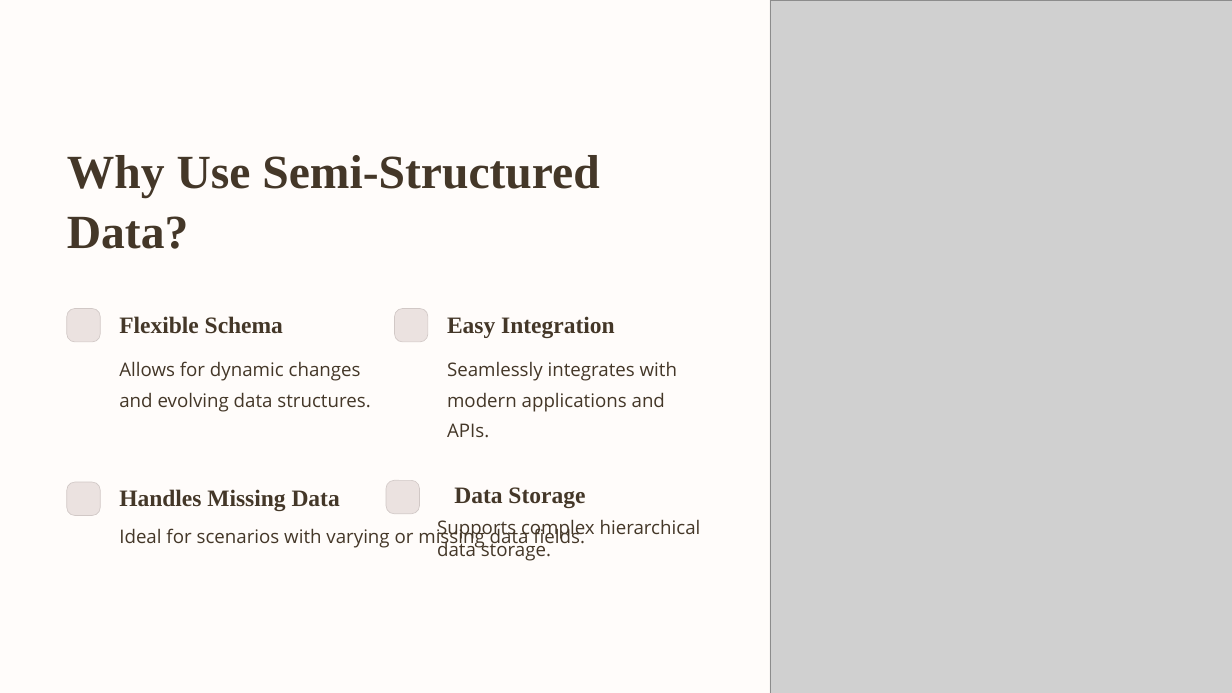
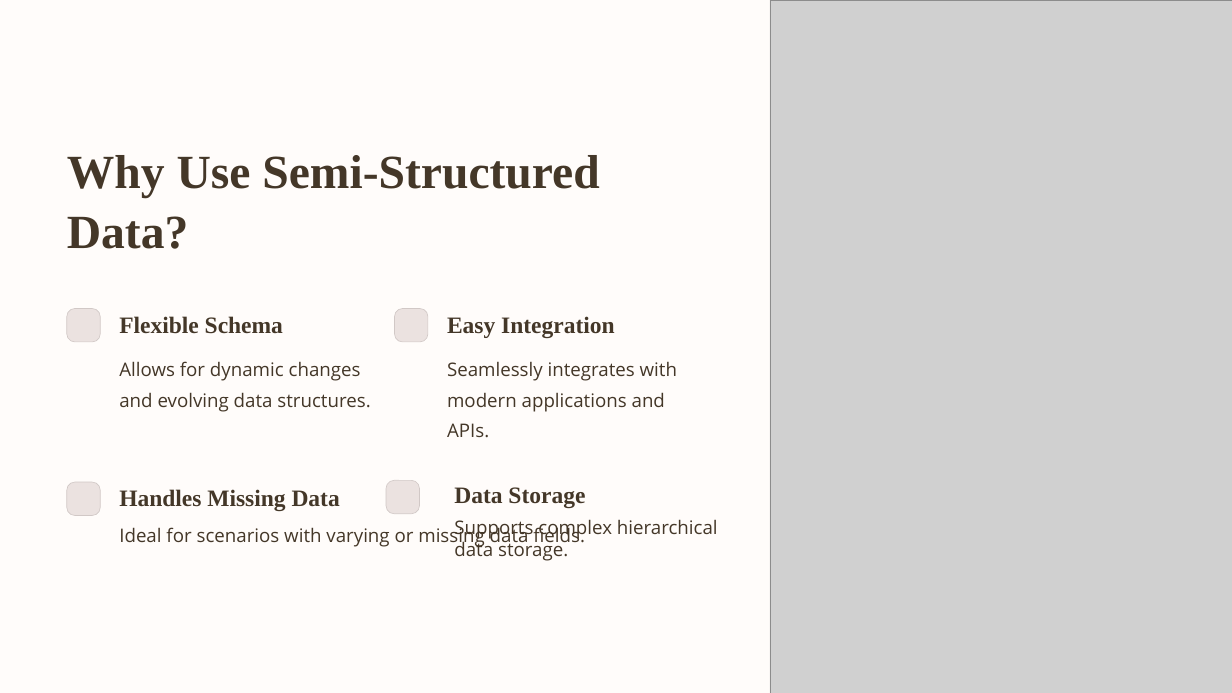
Before and after one commit to parth20-10/Assignments, a slide deck: slide 3 of Assignment8/Semi-Structured-Data-Using-JSON-in-PostgreSQL.pptx. Drawn at 1232x693 pixels with LibreOffice and Linux fonts; fonts in the diff are those of the drawing; grey boxes stand for pictures; background and template pictures are left out. Boxes give left, top, right and bottom in pixels: in the first picture for what was removed or moved away, otherwise in the second. Text is boxed around its words. In the diff, an @@ line names an element or a change of style, - is before the commit and + after.

```diff
--- a/Assignment8/Semi-Structured-Data-Using-JSON-in-PostgreSQL.pptx
+++ b/Assignment8/Semi-Structured-Data-Using-JSON-in-PostgreSQL.pptx
@@ text "Supports complex hierarchical data storage.": place and size @@
-text "Supports complex hierarchical data storage." at (437, 519, 701, 561)
+text "Supports complex hierarchical data storage." at (454, 519, 718, 561)
```
Also in this commit, not shown: 2 other slides changed, 1 slide added, 5 other files.
